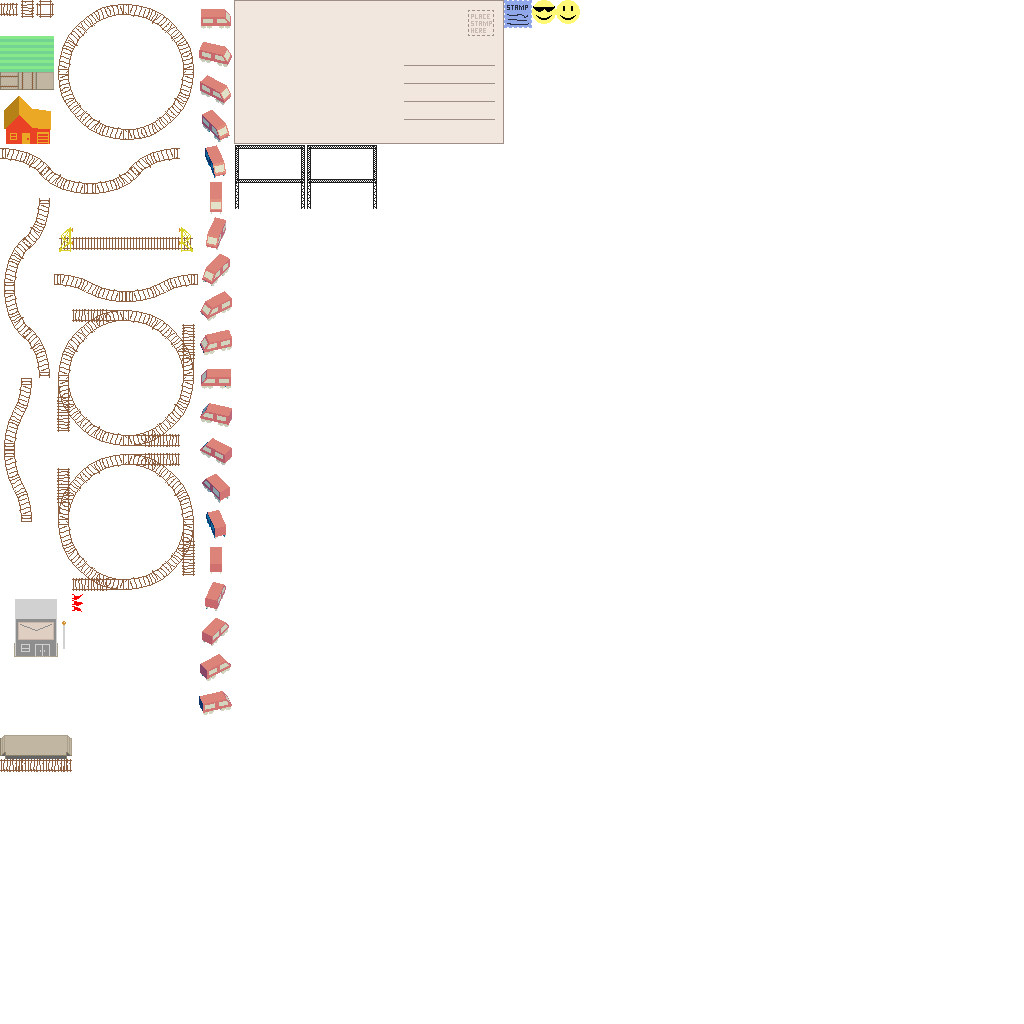
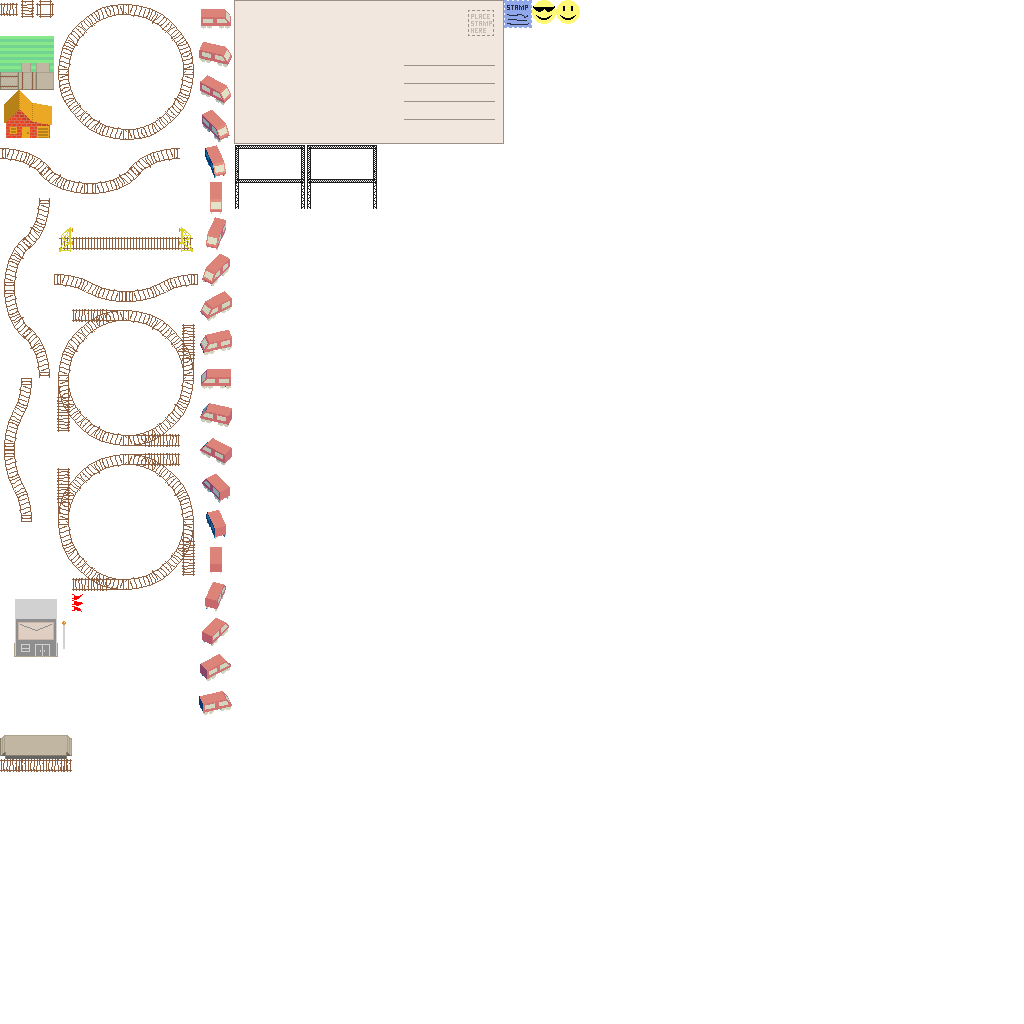
Layer changes from the first (1024, 1024) image to the second:
painted on "base.png" over (4, 63, 52, 144)
